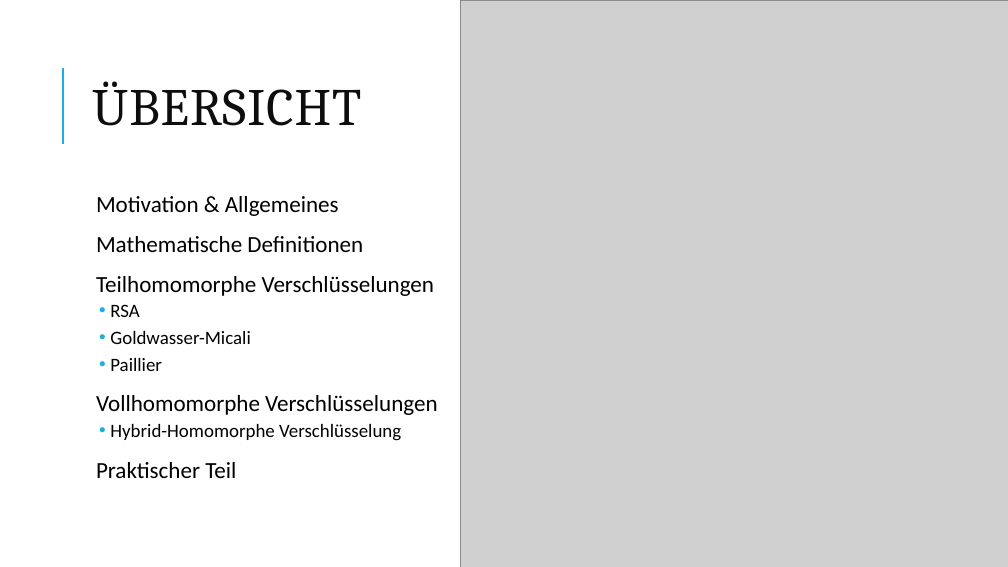
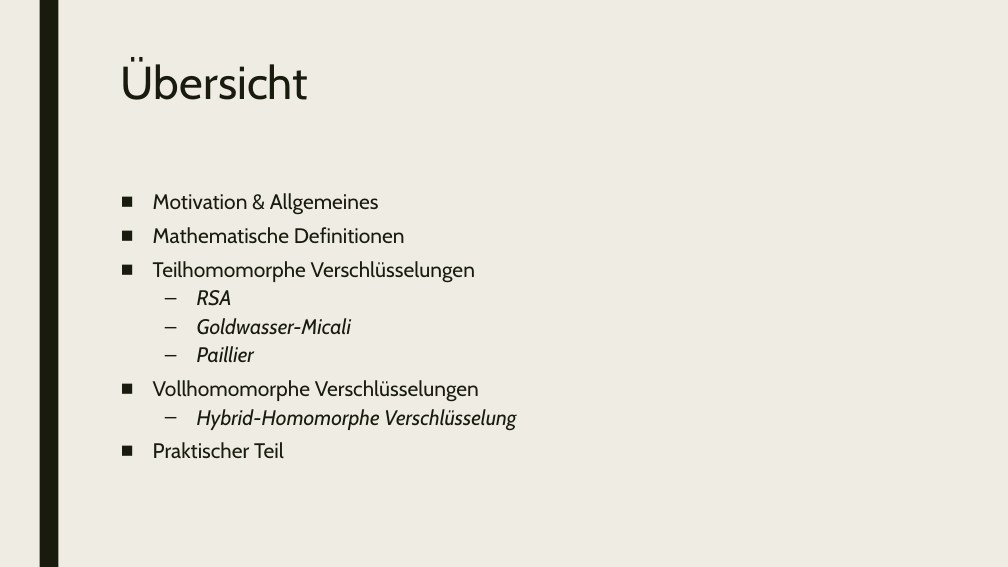
Before and after one commit to kohlerta/Krypto, a slide deck: slide 2 of homomorphe_verschlüsselungen.pptx. Drawn at 1008x567 pixels with LibreOffice and Linux fonts; fonts in the diff are those of the drawing; grey boxes stand for pictures. Boxes give left, top, right and bottom in pixels: in the first picture for what was removed or moved away, otherwise in the second. Text is boxed around its words. In the diff, an @@ line names an element or a change of style, - is before the commit and + after.

Commit message:
final

```diff
--- a/homomorphe_verschlüsselungen.pptx
+++ b/homomorphe_verschlüsselungen.pptx
@@ background #FFFFFF to #EFEDE3 @@
@@ rectangle added at (39,0,58,567), fill #191B0E @@
@@ picture removed at (461,0,1008,567) @@
@@ title "Übersicht" at (121,60,308,100): vertical alignment middle to top @@
@@ line removed from (63, 144) to (63, 68) @@
@@ title at (121,60,308,100): text changed; size 50 to 44 pt; font Cambria to Cabin; text colour #0D0D0D to #191B0E @@
-ÜBERSICHT
+Übersicht
@@ text "Motivation & Allgemeines": place and size @@
-text "Motivation & Allgemeines" at (96,196,437,478)
+text "Motivation & Allgemeines" at (153,193,516,459)
@@ text "Motivation & Allgemeines" at (153,193,516,459): size 22 to 20 pt in "Motivation & Allgemeines", "Mathematische Definitionen", "Teilhomomorphe Verschlüsselungen", "Vollhomomorphe Verschlüsselungen" and 1 more places; font Calibri to Cabin, text colour #000000 to #191B0E; size 18 to 20 pt, italic on in "RSA", "Goldwasser-Micali", "Paillier", "Hybrid-Homomorphe Verschlüsselung"; bullet   to ■; line spacing 0.9 to 0.84; less space between paragraphs; bullet • to –; more space between paragraphs @@
```
Also in this commit, not shown: 5 other slides changed, 44 slides added, 5 slides removed.
